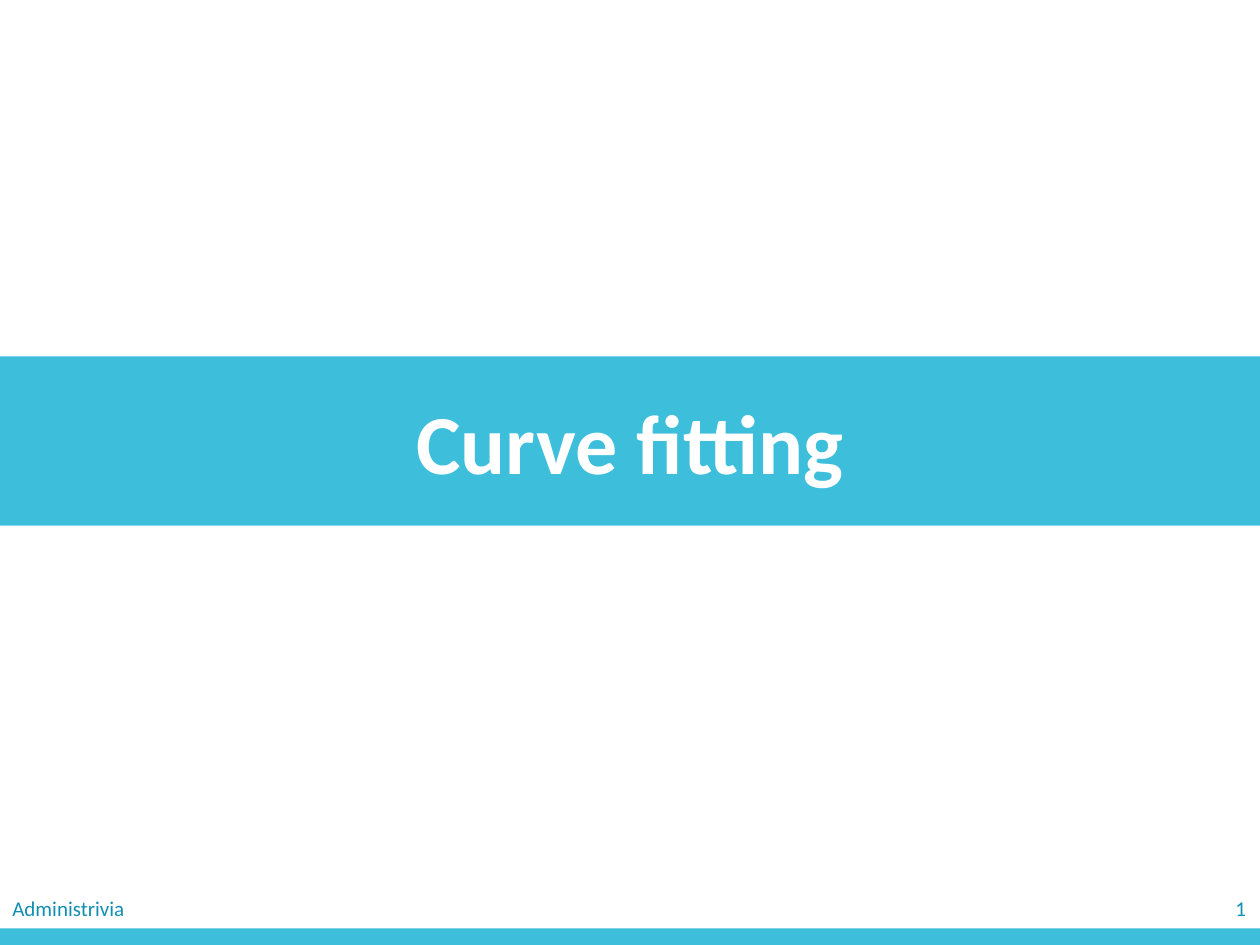
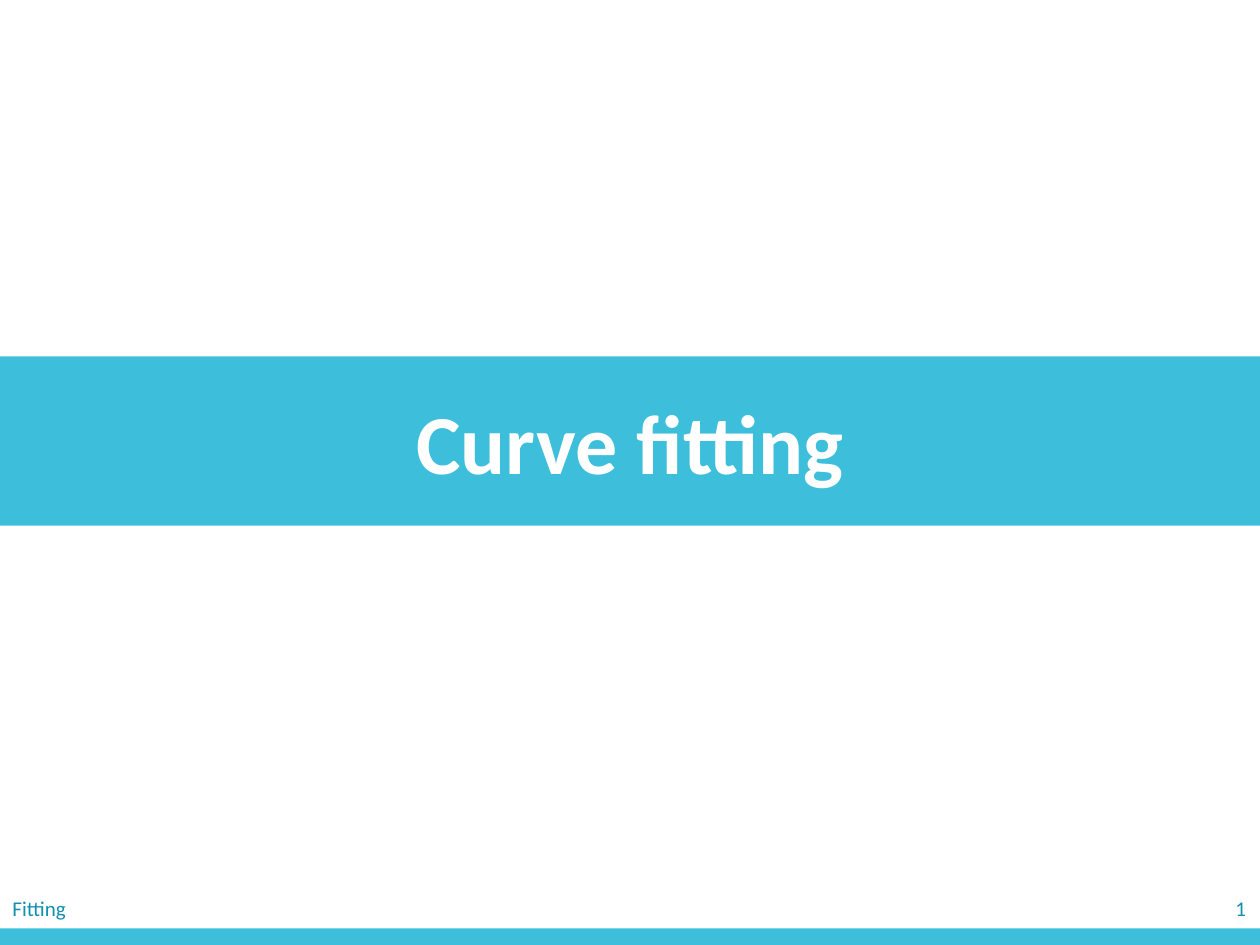
Before and after one commit to zichengliao/zuics101-fa17, a slide deck: slide 13 of lectures/lec24_matlab4/lec24.pptx (slide 12 before the commit). Drawn at 1260x945 pixels with LibreOffice and Linux fonts; fonts in the diff are those of the drawing. Boxes give left, top, right and bottom in pixels: in the first picture for what was removed or moved away, otherwise in the second. Text is boxed around its words. In the diff, an @@ line names an element or a change of style, - is before the commit and + after.

```diff
--- a/lectures/lec24_matlab4/lec24.pptx
+++ b/lectures/lec24_matlab4/lec24.pptx
@@ text at [12,901,65,920]: text changed @@
-Administrivia
+Fitting
```
Also in this commit, not shown: 23 other slides changed, 1 slide added, 10 other files.
